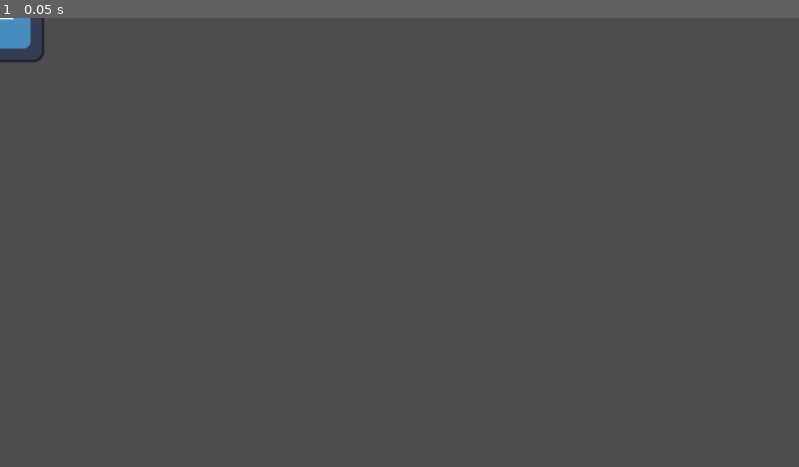
Above: before the commit, frame 1.
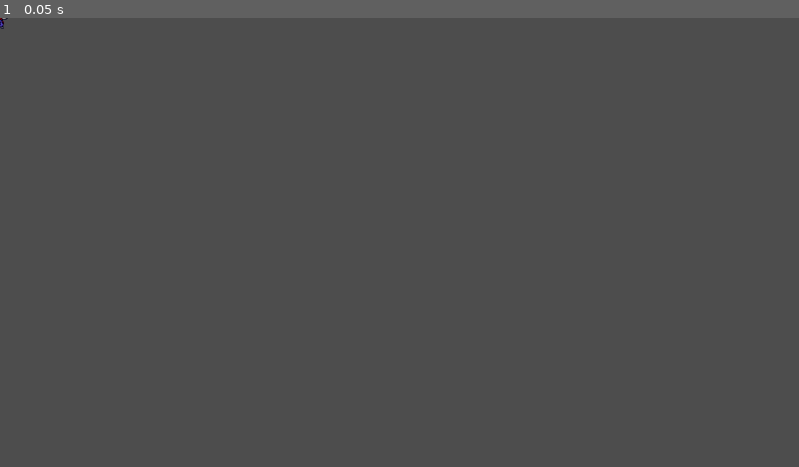
Above: after the commit, the same moment.

Repository: Alfreditann/rays2.1
Game: Godot game, scene res://Scenes/Player.tscn
Two runs of this game, one before a commit and one after it. Both use one fixed random seed, a clock stepped at 60 frames per second and the inputs below. The project has no main scene, so this scene is started directly. The engine's default icon, where the game draws it, is replaced by a stand-in: a white triangle on a blue panel in a dark square.
Inputs:
- Up to frame 1 (0.05 s): no input

The runs differ from the first frame. In frame 1, 0.3% of the frame differs, in the area x 0-6%, y 0-10%.

Commit message:
movement

Diff:
--- /dev/null
+++ b/rays/GDScripts/player.gd
@@ -0,0 +1,78 @@
+extends CharacterBody2D
+
+const tile_size: Vector2 = Vector2(32,32)
+
+@onready var anim = $AnimatedSprite2D
+
+var target_pos: Vector2
+var moving := false
+var last_dir := Vector2.DOWN # default facing down
+
+func _physics_process(delta: float) -> void:
+	if not moving:
+		read_input()
+
+func read_input():
+	var dir := Vector2.ZERO
+
+	# Tile-based movement input + collision check
+	if Input.is_action_pressed("move_up") and !$up.is_colliding():
+		dir = Vector2.UP
+	elif Input.is_action_pressed("move_down") and !$down.is_colliding():
+		dir = Vector2.DOWN
+	elif Input.is_action_pressed("move_left") and !$left.is_colliding():
+		dir = Vector2.LEFT
+	elif Input.is_action_pressed("move_rigth") and !$right.is_colliding():
+		dir = Vector2.RIGHT
+
+	# Update last_dir when pressing movement keys
+	if dir != Vector2.ZERO:
+		last_dir = dir
+		start_move(dir)
+		match dir:
+			Vector2.UP:
+				anim.play("Back")
+			Vector2.DOWN:
+				anim.play("Front")
+			Vector2.LEFT:
+				anim.play("Left")
+			Vector2.RIGHT:
+				anim.play("Right")
+	else:
+		# No tile movement, check arrow keys for idle facing
+		if Input.is_action_just_pressed("ui_up"):
+			last_dir = Vector2.UP
+		elif Input.is_action_just_pressed("ui_down"):
+			last_dir = Vector2.DOWN
+		elif Input.is_action_just_pressed("ui_left"):
+			last_dir = Vector2.LEFT
+		elif Input.is_action_just_pressed("ui_right"):
+			last_dir = Vector2.RIGHT
+
+		# Play idle based on last_dir
+		match last_dir:
+			Vector2.UP:
+				anim.play("Back_idle")
+			Vector2.DOWN:
+				anim.play("Front_idle")
+			Vector2.LEFT:
+				anim.play("Left_idle")
+			Vector2.RIGHT:
+				anim.play("Rigth_idle")
+
+func start_move(dir: Vector2):
+	moving = true
+	target_pos = global_position + dir * tile_size
+
+	var tween := create_tween()
+	tween.tween_property(
+		self,
+		"global_position",
+		target_pos,
+		0.18
+	)
+
+	tween.finished.connect(func():
+		global_position = target_pos
+		moving = false
+	)
--- a/rays/Scenes/Player.tscn
+++ b/rays/Scenes/Player.tscn
@@ -1,43 +1,199 @@
-[gd_scene load_steps=5 format=3 uid="uid://1p2s8n6ibfjc"]
+[gd_scene load_steps=22 format=3 uid="uid://1p2s8n6ibfjc"]
 
-[ext_resource type="Texture2D" uid="uid://0kgm2a60o7rq" path="res://Assets/Objects/icon.svg" id="1_rpqav"]
+[ext_resource type="Script" path="res://GDScripts/player.gd" id="1_kyqiw"]
+[ext_resource type="Texture2D" uid="uid://cau6m3mrepvux" path="res://Assets/Player/Player Character.png" id="2_gntrk"]
+
+[sub_resource type="AtlasTexture" id="AtlasTexture_kyqiw"]
+atlas = ExtResource("2_gntrk")
+region = Rect2(32, 32, 32, 32)
+
+[sub_resource type="AtlasTexture" id="AtlasTexture_gntrk"]
+atlas = ExtResource("2_gntrk")
+region = Rect2(64, 32, 32, 32)
+
+[sub_resource type="AtlasTexture" id="AtlasTexture_5ixxa"]
+atlas = ExtResource("2_gntrk")
+region = Rect2(96, 32, 32, 32)
+
+[sub_resource type="AtlasTexture" id="AtlasTexture_dewec"]
+atlas = ExtResource("2_gntrk")
+region = Rect2(0, 32, 32, 32)
+
+[sub_resource type="AtlasTexture" id="AtlasTexture_nn08x"]
+atlas = ExtResource("2_gntrk")
+region = Rect2(32, 96, 32, 32)
+
+[sub_resource type="AtlasTexture" id="AtlasTexture_52ee3"]
+atlas = ExtResource("2_gntrk")
+region = Rect2(64, 96, 32, 32)
+
+[sub_resource type="AtlasTexture" id="AtlasTexture_bhhdu"]
+atlas = ExtResource("2_gntrk")
+region = Rect2(96, 96, 32, 32)
+
+[sub_resource type="AtlasTexture" id="AtlasTexture_megsn"]
+atlas = ExtResource("2_gntrk")
+region = Rect2(0, 96, 32, 32)
+
+[sub_resource type="AtlasTexture" id="AtlasTexture_yoq75"]
+atlas = ExtResource("2_gntrk")
+region = Rect2(32, 64, 32, 32)
+
+[sub_resource type="AtlasTexture" id="AtlasTexture_ksbbd"]
+atlas = ExtResource("2_gntrk")
+region = Rect2(64, 64, 32, 32)
+
+[sub_resource type="AtlasTexture" id="AtlasTexture_glx4g"]
+atlas = ExtResource("2_gntrk")
+region = Rect2(96, 64, 32, 32)
+
+[sub_resource type="AtlasTexture" id="AtlasTexture_miouo"]
+atlas = ExtResource("2_gntrk")
+region = Rect2(0, 64, 32, 32)
+
+[sub_resource type="AtlasTexture" id="AtlasTexture_o3h8g"]
+atlas = ExtResource("2_gntrk")
+region = Rect2(0, 0, 32, 32)
+
+[sub_resource type="AtlasTexture" id="AtlasTexture_1e7my"]
+atlas = ExtResource("2_gntrk")
+region = Rect2(32, 0, 32, 32)
+
+[sub_resource type="AtlasTexture" id="AtlasTexture_arntx"]
+atlas = ExtResource("2_gntrk")
+region = Rect2(64, 0, 32, 32)
+
+[sub_resource type="AtlasTexture" id="AtlasTexture_lslt6"]
+atlas = ExtResource("2_gntrk")
+region = Rect2(96, 0, 32, 32)
 
 [sub_resource type="SpriteFrames" id="SpriteFrames_kyqiw"]
 animations = [{
 "frames": [{
 "duration": 1.0,
-"texture": ExtResource("1_rpqav")
+"texture": SubResource("AtlasTexture_kyqiw")
+}, {
+"duration": 1.0,
+"texture": SubResource("AtlasTexture_gntrk")
+}, {
+"duration": 1.0,
+"texture": SubResource("AtlasTexture_5ixxa")
 }],
 "loop": true,
-"name": &"default",
+"name": &"Back",
+"speed": 5.0
+}, {
+"frames": [{
+"duration": 1.0,
+"texture": SubResource("AtlasTexture_dewec")
+}],
+"loop": true,
+"name": &"Back idle",
+"speed": 5.0
+}, {
+"frames": [{
+"duration": 1.0,
+"texture": SubResource("AtlasTexture_nn08x")
+}, {
+"duration": 1.0,
+"texture": SubResource("AtlasTexture_52ee3")
+}, {
+"duration": 1.0,
+"texture": SubResource("AtlasTexture_bhhdu")
+}],
+"loop": true,
+"name": &"Front",
+"speed": 5.0
+}, {
+"frames": [{
+"duration": 1.0,
+"texture": SubResource("AtlasTexture_megsn")
+}],
+"loop": true,
+"name": &"Front idle",
+"speed": 5.0
+}, {
+"frames": [{
+"duration": 1.0,
+"texture": SubResource("AtlasTexture_yoq75")
+}, {
+"duration": 1.0,
+"texture": SubResource("AtlasTexture_ksbbd")
+}, {
+"duration": 1.0,
+"texture": SubResource("AtlasTexture_glx4g")
+}],
+"loop": true,
+"name": &"Left",
+"speed": 5.0
+}, {
+"frames": [{
+"duration": 1.0,
+"texture": SubResource("AtlasTexture_miouo")
+}],
+"loop": true,
+"name": &"Left_idle",
+"speed": 5.0
+}, {
+"frames": [{
+"duration": 1.0,
+"texture": SubResource("AtlasTexture_o3h8g")
+}],
+"loop": true,
+"name": &"Right_idle",
+"speed": 5.0
+}, {
+"frames": [{
+"duration": 1.0,
+"texture": SubResource("AtlasTexture_1e7my")
+}, {
+"duration": 1.0,
+"texture": SubResource("AtlasTexture_arntx")
+}, {
+"duration": 1.0,
+"texture": SubResource("AtlasTexture_lslt6")
+}],
+"loop": true,
+"name": &"Rigth",
 "speed": 5.0
 }]
 
 [sub_resource type="RectangleShape2D" id="RectangleShape2D_gntrk"]
-size = Vector2(116, 120)
+size = Vector2(25, 31)
 
 [sub_resource type="RectangleShape2D" id="RectangleShape2D_dewec"]
-size = Vector2(151, 151)
+size = Vector2(30, 36)
 
 [node name="CharacterBody2D" type="CharacterBody2D"]
+script = ExtResource("1_kyqiw")
 
 [node name="AnimatedSprite2D" type="AnimatedSprite2D" parent="."]
 sprite_frames = SubResource("SpriteFrames_kyqiw")
+animation = &"Rigth"
 
 [node name="CollisionShape2D" type="CollisionShape2D" parent="."]
+position = Vector2(0.5, 0.5)
 shape = SubResource("RectangleShape2D_gntrk")
 
 [node name="Area2D" type="Area2D" parent="."]
 
 [node name="CollisionShape2D" type="CollisionShape2D" parent="Area2D"]
-position = Vector2(1.5, -3.5)
+position = Vector2(0, 1)
 shape = SubResource("RectangleShape2D_dewec")
 debug_color = Color(0.95168704, 8.663535e-07, 0.56485, 0.41960785)
 
 [node name="up" type="RayCast2D" parent="."]
+position = Vector2(0, -18)
+target_position = Vector2(0, -16)
 
 [node name="down" type="RayCast2D" parent="."]
+position = Vector2(0, 18)
+target_position = Vector2(0, 16)
 
 [node name="left" type="RayCast2D" parent="."]
+position = Vector2(-16, 0)
+target_position = Vector2(-16, 0)
 
 [node name="right" type="RayCast2D" parent="."]
+position = Vector2(16, 0)
+target_position = Vector2(16, 0)
Binary file added: rays/Assets/Player/Player Character.png
Not shown, added: rays/Assets/Player/Player Character.png.import
Not shown, added: rays/GDScripts/player.gd.uid
Not shown: 1 places in rays/Scenes/main_menu.tscn that only renumber resources
Not shown, added: rays/Assets/Player/.DS_Store
Not shown, removed: rays/Assets/Player/README.md
